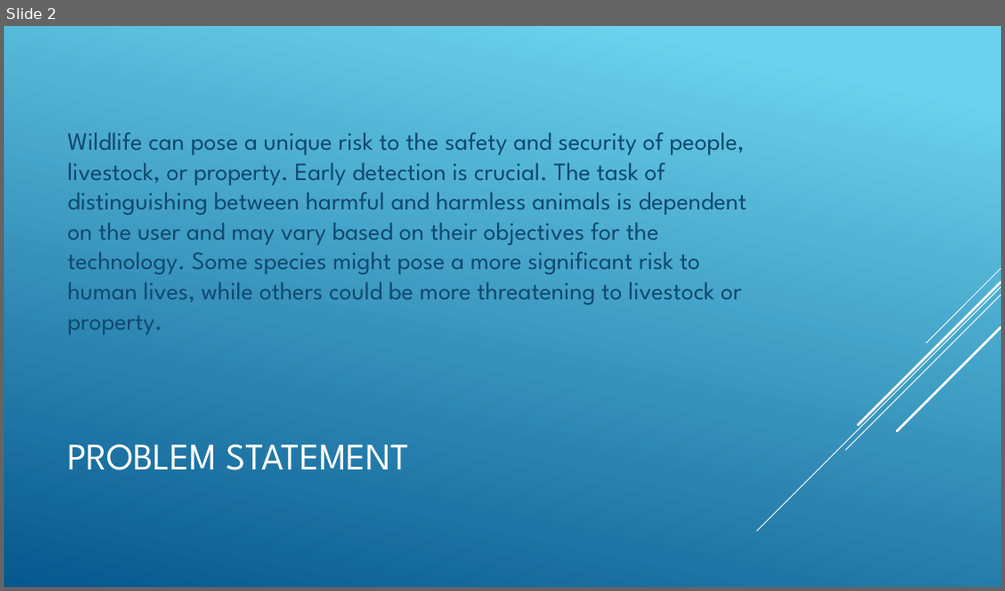
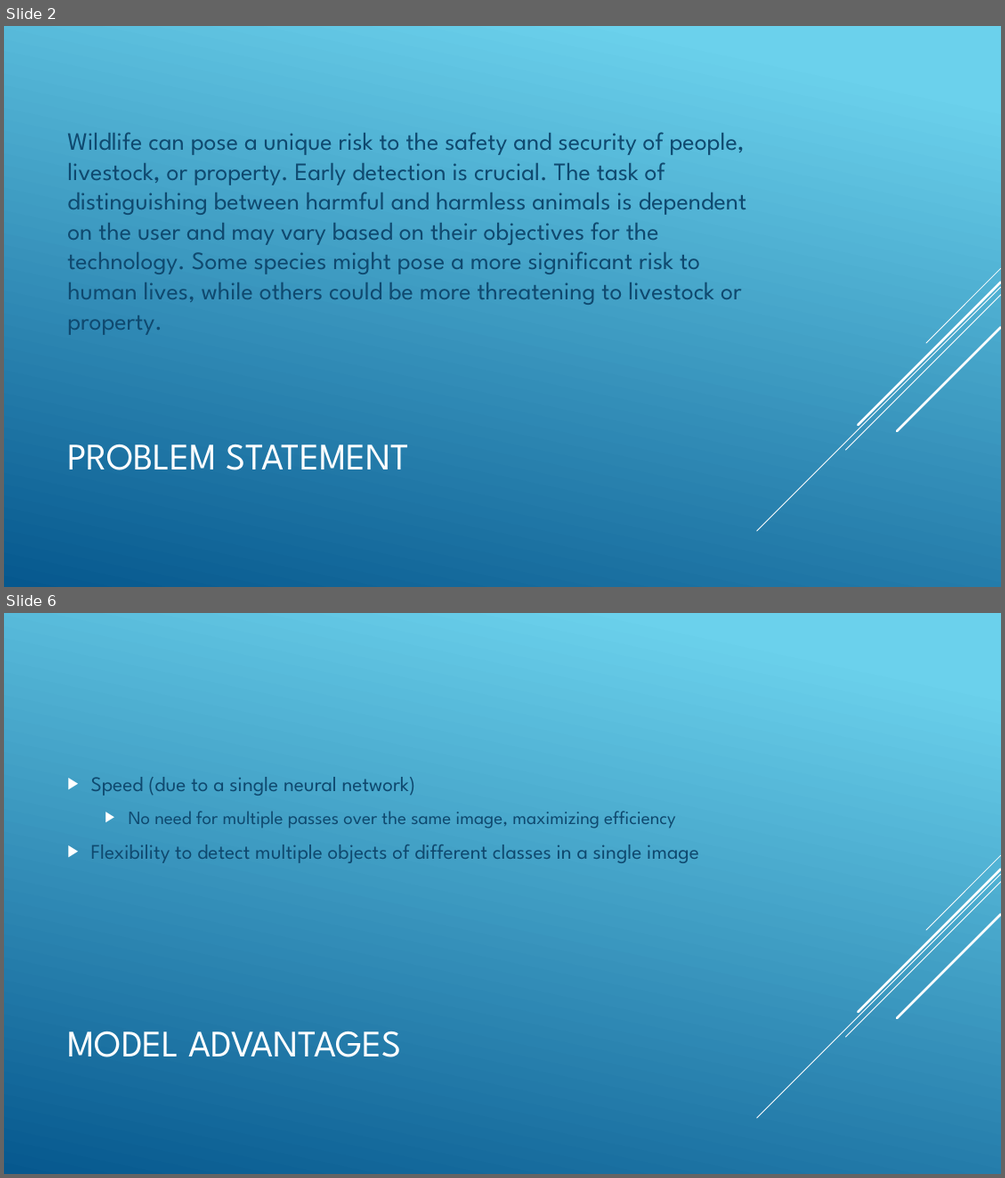
Before and after one commit to ColeBromfield01/dangerous-animal-detection, a slide deck: Dangerous Animal Detection Final.pptx. Shown one above the other, each under a label of ours: slide 2 before the commit, slides 2 and 6 after it; the slides between them are not shown. The pictures are 1005x591 and 1005x1178 pixels, drawn with LibreOffice and Linux fonts; fonts in the diff are those of the drawing. Boxes give left, top, right and bottom in pixels: in the first picture for what was removed or moved away, otherwise in the second. Text is boxed around its words. In the diff, an @@ line names an element or a change of style, - is before the commit and + after.

```diff
--- a/Dangerous Animal Detection Final.pptx
+++ b/Dangerous Animal Detection Final.pptx
@@ slide 6 added at [4, 613, 1001, 1174], background gradient #6ED2EB to #06588E; not listed: 5 template elements that a slide beside it also shows @@
@@ text added at [91, 777, 699, 863], 20 pt, text #0F496F @@
+▶ Speed (due to a single neural network)
+  ▶ No need for multiple passes over the same image, maximizing efficiency
+▶ Flexibility to detect multiple objects of different classes in a single image
@@ title added at [67, 1030, 402, 1057], 36 pt, text #FFFFFF @@
+MODEL ADVANTAGES
```
Also in this commit, not shown: 1 slide changed, 5 other slides added, 2 slides removed, 3 other files.
